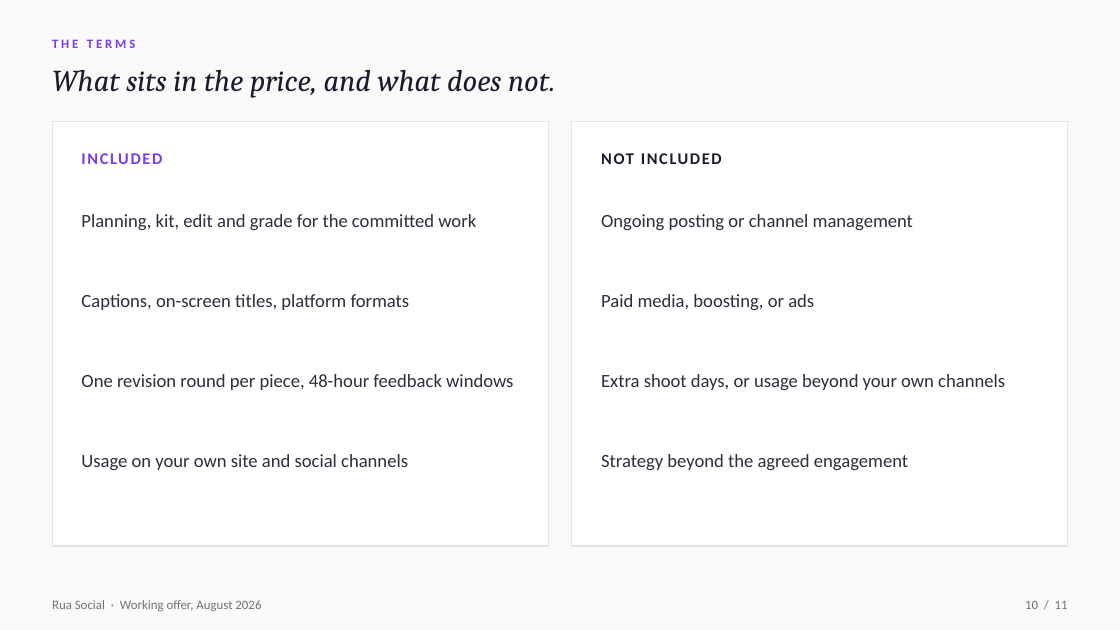
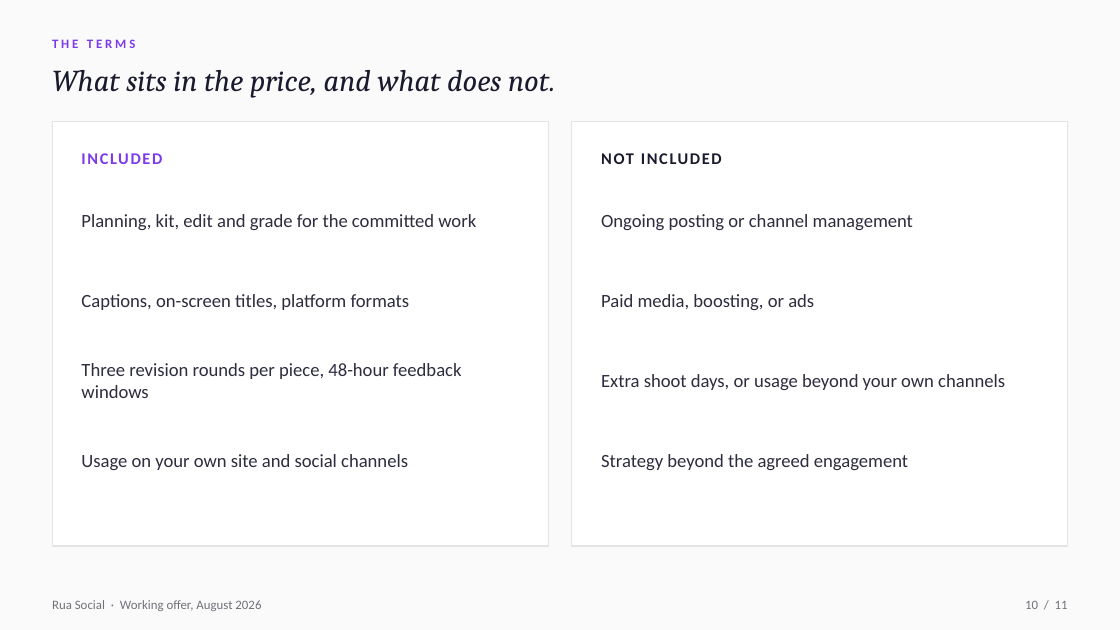
Before and after one commit to Rua-Social/Rua, a slide deck: slide 10 of 20-studio/sales/ways-to-work-present.pptx. Drawn at 1120x630 pixels with LibreOffice and Linux fonts; fonts in the diff are those of the drawing. Boxes give left, top, right and bottom in pixels: in the first picture for what was removed or moved away, otherwise in the second. Text is boxed around its words. In the diff, an @@ line names an element or a change of style, - is before the commit and + after.

Commit message:
Move the offer to three amend rounds. Reprint the card and the Ecoplex pack so they match.

```diff
--- a/20-studio/sales/ways-to-work-present.pptx
+++ b/20-studio/sales/ways-to-work-present.pptx
@@ text at (81, 363, 462, 398): text changed @@
-One revision round per piece, 48-hour feedback windows
+Three revision rounds per piece, 48-hour feedback windows
```
Also in this commit, not shown: 3 other slides changed, 9 other files.
